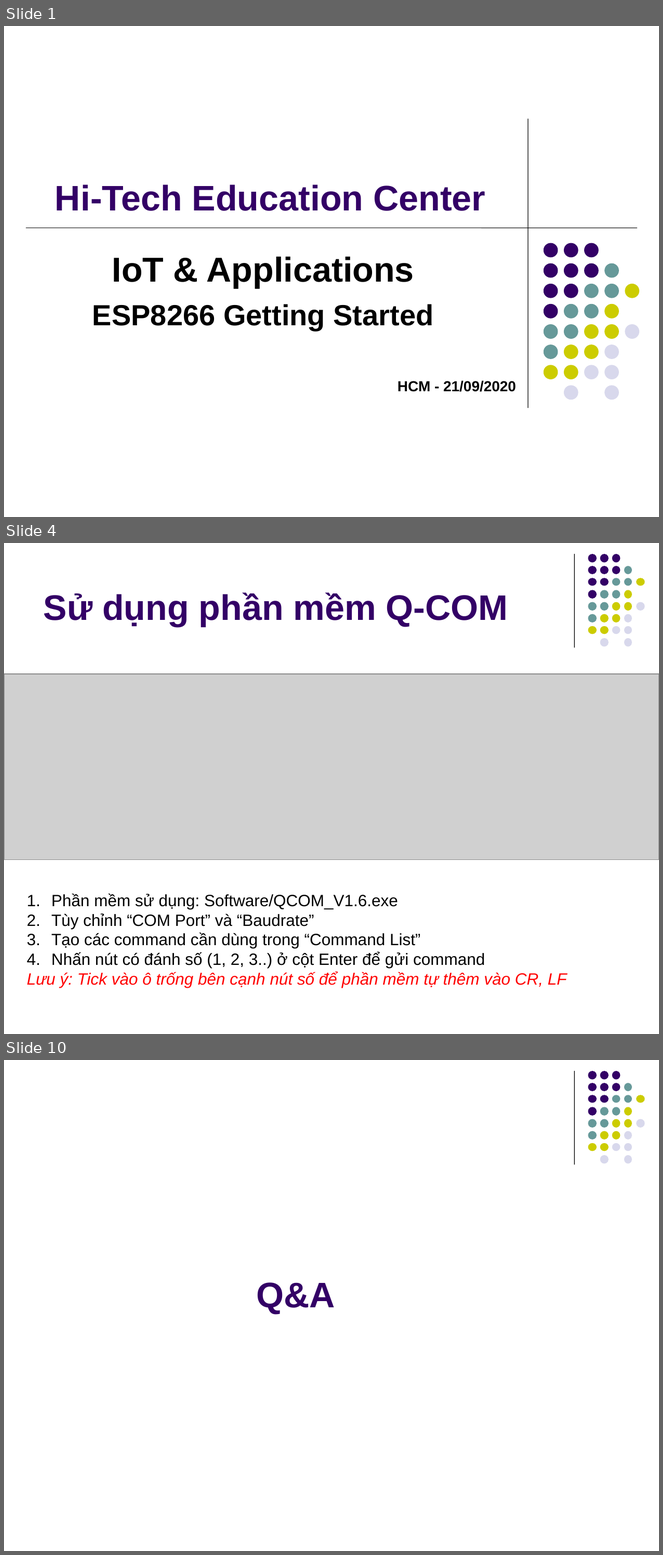
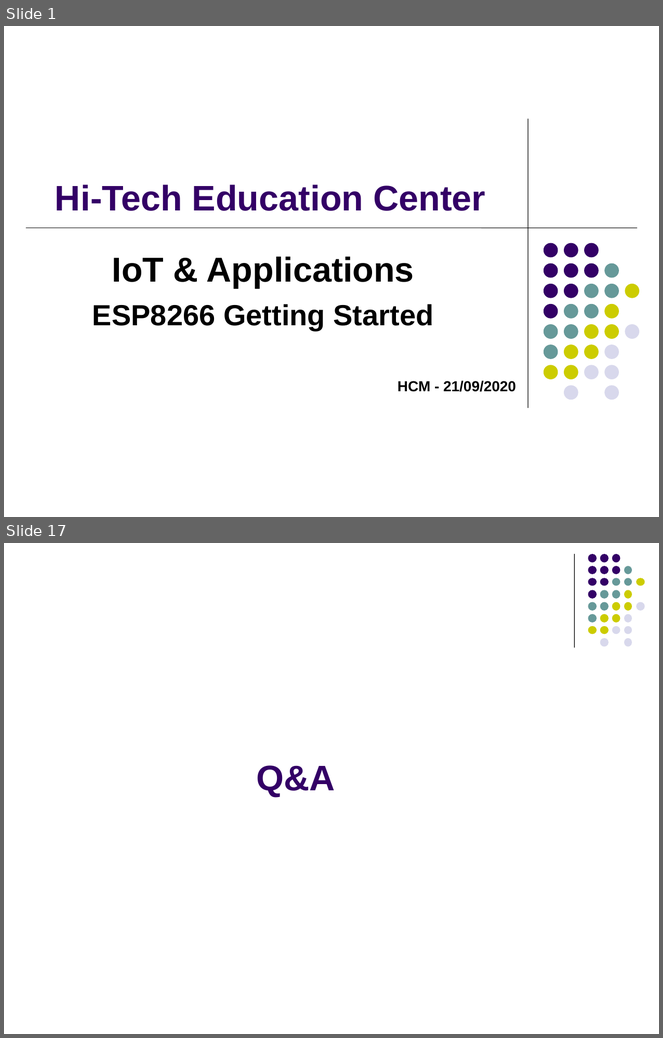
Before and after one commit to kmtekvn/hi-tech, a slide deck: 01.slides/Buoi 2 - ESP8266 Basic/02 - Giao tiếp ESP8266.ppt. Shown one above the other, each under a label of ours: slides 1, 4 and 10 before the commit, slides 1 and 17 after it; the slides between them are not shown. The pictures are 663x1555 and 663x1038 pixels, drawn with LibreOffice and Linux fonts; fonts in the diff are those of the drawing; grey boxes stand for pictures. Boxes give left, top, right and bottom in pixels: in the first picture for what was removed or moved away, otherwise in the second. Text is boxed around its words. In the diff, an @@ line names an element or a change of style, - is before the commit and + after.

```diff
--- a/01.slides/Buoi 2 - ESP8266 Basic/02 - Giao tiếp ESP8266.ppt
+++ b/01.slides/Buoi 2 - ESP8266 Basic/02 - Giao tiếp ESP8266.ppt
@@ slide 4 removed at (4,543,659,1034), background #FFFFFF; not listed: 32 template elements that a slide beside it also shows @@
@@ title removed at (44,592,508,626) @@
-Sử dụng phần mềm Q-COM
@@ picture removed at (4,674,659,860) @@
@@ text removed at (27,893,567,988) @@
-1. Phần mềm sử dụng: Software/QCOM_V1.6.exe
-2. Tùy chỉnh “COM Port” và “Baudrate”
-3. Tạo các command cần dùng trong “Command List”
-4. Nhấn nút có đánh số (1, 2, 3..) ở cột Enter để gửi command
-Lưu ý: Tick vào ô trống bên cạnh nút số để phần mềm tự thêm vào CR, LF
@@ what was slide 10 is now slide 17 @@
```
Also in this commit, not shown: 2 slides changed, 13 slides added, 5 other slides removed, 3 other files.
